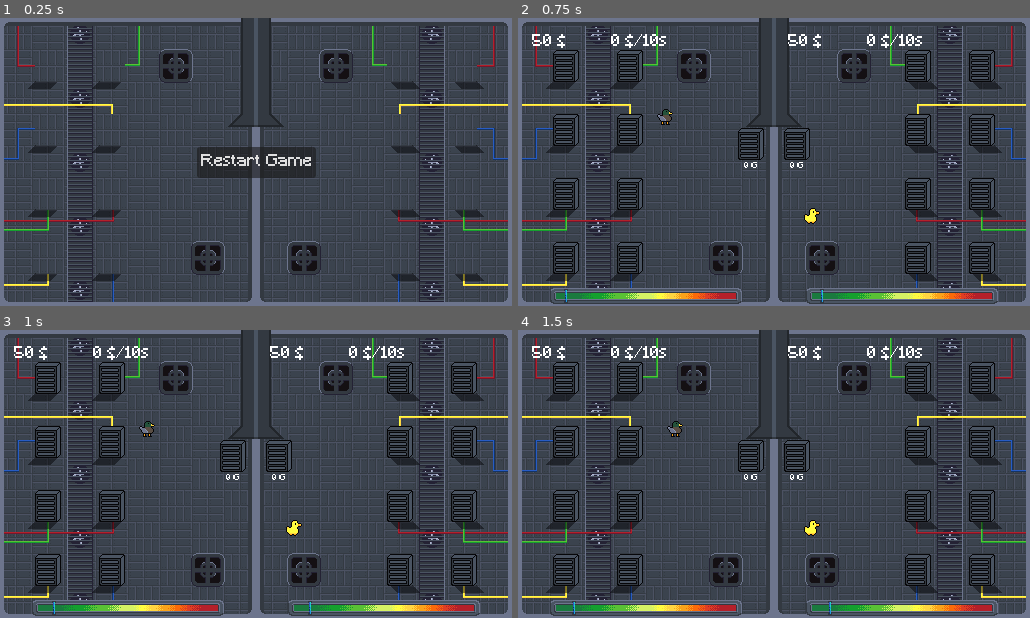
Above: before the commit, frames 1-4 (two rows, left to right).
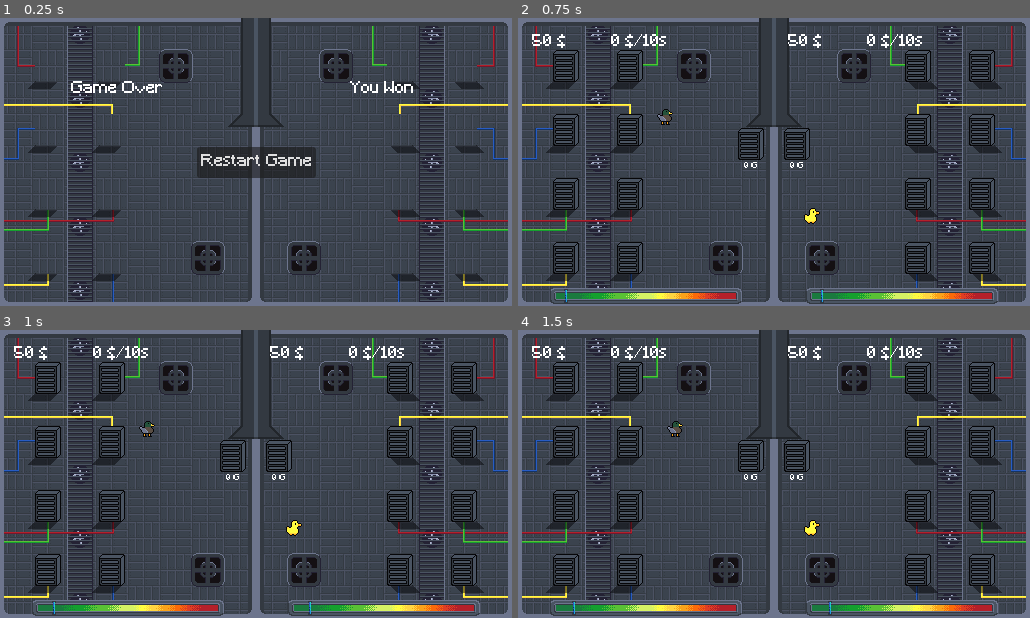
Above: after the commit, the same moments.

Repository: Joinsider/HetznerGamejam2025
Game: Godot game, scene res://scene/GameOver.tscn
Same seed, same stepped clock (60 frames per second), same inputs: the game is played once before the commit and once after it.
Inputs:
- Up to frame 1 (0.25 s): no input
- Up to frame 2 (0.75 s): click "Restart Game" at 0.5 s
- Up to frame 3 (1 s): no input
- Up to frame 4 (1.5 s): tap Enter at 1.25 s; hold D (player0_right) from 1.28 s (still down); tap E (player0_interact) at 1.35 s

The runs differ from the first frame. In frame 1, 0.4% of the frame differs, in the area x 13-81%, y 21-27%; in frame 2, nothing differs; in frame 3, nothing differs; in frame 4, nothing differs.

Commit message:
Rename restartGame.gd to gameOver.gd and implement win message updates based on game state

Diff:
--- a/scene/GameOver.tscn
+++ b/scene/GameOver.tscn
@@ -1,7 +1,7 @@
 [gd_scene load_steps=3 format=3 uid="uid://b7s2d5a3qd8a5"]
 
 [ext_resource type="Texture2D" uid="uid://8pyutmsfoh6e" path="res://sprites/Background.png" id="1_0mfy4"]
-[ext_resource type="Script" uid="uid://c0qemsmbw1rwj" path="res://scripts/restartGame.gd" id="2_tbok3"]
+[ext_resource type="Script" uid="uid://bchhuaunfijte" path="res://scripts/gameOver.gd" id="2_tbok3"]
 
 [node name="Node2D" type="Node2D"]
 
@@ -31,3 +31,17 @@
 grow_horizontal = 2
 grow_vertical = 2
 text = "Restart Game"
+
+[node name="Player1" type="Label" parent="."]
+offset_left = 71.0
+offset_top = 63.0
+offset_right = 163.0
+offset_bottom = 79.0
+text = "Game Over"
+
+[node name="Player2" type="Label" parent="."]
+offset_left = 350.0
+offset_top = 63.0
+offset_right = 442.0
+offset_bottom = 79.0
+text = "You Won"
--- /dev/null
+++ b/scene/temp_test_for_gameover.tscn
@@ -0,0 +1,63 @@
+[gd_scene load_steps=3 format=3 uid="uid://0q1yuhuxa8cg"]
+
+[ext_resource type="Texture2D" uid="uid://8pyutmsfoh6e" path="res://sprites/Background.png" id="1_2tvyr"]
+[ext_resource type="Script" uid="uid://g1doq1g2ht0o" path="res://scripts/temp_test_for_gameover.gd" id="2_vjhnm"]
+
+[node name="TempTestForGameover" type="Node2D"]
+
+[node name="Sprite2D" type="Sprite2D" parent="."]
+position = Vector2(256, 144)
+texture = ExtResource("1_2tvyr")
+
+[node name="TestController" type="Node2D" parent="."]
+script = ExtResource("2_vjhnm")
+
+[node name="Control" type="Control" parent="TestController"]
+custom_minimum_size = Vector2(512, 288)
+layout_mode = 3
+anchors_preset = 0
+offset_right = 512.0
+offset_bottom = 288.0
+
+[node name="Player1" type="Button" parent="TestController/Control"]
+layout_mode = 1
+anchors_preset = 8
+anchor_left = 0.5
+anchor_top = 0.5
+anchor_right = 0.5
+anchor_bottom = 0.5
+offset_left = -100.0
+offset_top = -70.0
+offset_right = 100.0
+offset_bottom = -30.0
+grow_horizontal = 2
+grow_vertical = 2
+text = "Player 1 Won"
+
+[node name="Player2" type="Button" parent="TestController/Control"]
+layout_mode = 1
+anchors_preset = 8
+anchor_left = 0.5
+anchor_top = 0.5
+anchor_right = 0.5
+anchor_bottom = 0.5
+offset_left = -100.0
+offset_top = 20.0
+offset_right = 100.0
+offset_bottom = 60.0
+grow_horizontal = 2
+grow_vertical = 2
+text = "Player 2 Won"
+
+[node name="Title" type="Label" parent="TestController/Control"]
+layout_mode = 1
+anchors_preset = 5
+anchor_left = 0.5
+anchor_right = 0.5
+offset_left = -166.0
+offset_top = 30.0
+offset_right = 166.0
+offset_bottom = 56.0
+grow_horizontal = 2
+text = "Test Scene - Click a button to test game over"
+horizontal_alignment = 1
--- /dev/null
+++ b/scripts/gameOver.gd
@@ -0,0 +1,39 @@
+extends Control
+
+var player_1_won: bool = false
+var player_2_won: bool = false
+
+func _ready():
+	# Connect the button's pressed signal to our function
+	$Button.connect("pressed", _on_restart_button_pressed)
+
+	# Get the game over parameters from the gamestate
+	if get_node("/root/Gamestate").has_meta("game_over_params"):
+		var params = get_node("/root/Gamestate").get_meta("game_over_params")
+		player_1_won = params.player_1_won
+		player_2_won = params.player_2_won
+
+		# Update the win message
+		update_win_message()
+
+func _on_restart_button_pressed():
+	# Change to the main scene
+	get_tree().change_scene_to_file("res://scene/main.tscn")
+
+func update_win_message():
+	var player1_label = get_parent().get_node("Player1")
+	var player2_label = get_parent().get_node("Player2")
+
+	if player1_label && player2_label:
+		if player_1_won && player_2_won:
+			player1_label.text = "It's a Tie!"
+			player2_label.text = "It's a Tie!"
+		elif player_1_won:
+			player1_label.text = "Player 1 Won!"
+			player2_label.text = "Player 2 Lost!"
+		elif player_2_won:
+			player1_label.text = "Player 1 Lost!"
+			player2_label.text = "Player 2 Won!"
+		else:
+			player1_label.text = "Game Over"
+			player2_label.text = "Game Over"
--- a/scripts/gamestate.gd
+++ b/scripts/gamestate.gd
@@ -2,6 +2,11 @@
 
 
 var players: Array[Player] = [null, null]
+
+# Reset any game over state that might be persisting
+func _ready():
+	if has_meta("game_over_params"):
+		remove_meta("game_over_params")
 
 # Only supports keyboard
 func get_key_string(interaction: String) -> String:
@@ -9,3 +14,17 @@
 	if event is InputEventKey:
 		return OS.get_keycode_string(event.physical_keycode)
 	return "Invalid"
+
+func switch_to_gameover(player_1_won: bool = false, player_2_won: bool = false):
+	# Store the win status in global variables for the gameover scene to access
+	var game_over_params = {
+		"player_1_won": player_1_won,
+		"player_2_won": player_2_won
+	}
+
+	# Store the parameters directly on self instead of trying to reference /root/Gamestate
+	# which would cause recursion
+	self.set_meta("game_over_params", game_over_params)
+
+	# Switch to the game over scene
+	get_tree().change_scene_to_file("res://scene/GameOver.tscn")
--- a/scripts/restartGame.gd
+++ /dev/null
@@ -1,9 +0,0 @@
-extends Control
-
-func _ready():
-	# Connect the button's pressed signal to our function
-	$Button.connect("pressed", _on_restart_button_pressed)
-
-func _on_restart_button_pressed():
-	# Change to the main scene
-	get_tree().change_scene_to_file("res://scene/main.tscn")
--- /dev/null
+++ b/scripts/temp_test_for_gameover.gd
@@ -0,0 +1,34 @@
+extends Node
+
+func _ready():
+	# Defer connections to ensure nodes are ready
+	call_deferred("_connect_buttons")
+
+func _connect_buttons():
+
+	# Control is now a direct child of this node (TestController)
+	if has_node("Control"):
+		var control_node = $Control
+
+		if control_node.has_node("Player1") and control_node.has_node("Player2"):
+			# Connect the Player1 button to its corresponding function
+			$Control/Player1.connect("pressed", _on_player1_button_pressed)
+
+			# Connect the Player2 button to its corresponding function
+			$Control/Player2.connect("pressed", _on_player2_button_pressed)
+		else:
+			print("Error: Buttons not found in the Control node!")
+			print("Player1 button exists: ", control_node.has_node("Player1"))
+			print("Player2 button exists: ", control_node.has_node("Player2"))
+	else:
+		print("Error: Control node not found as child!")
+
+# Called when Player 1 button is pressed
+func _on_player1_button_pressed():
+	# Call switch_to_gameover with Player 1 as winner (true, false)
+	get_node("/root/Gamestate").switch_to_gameover(true, false)
+
+# Called when Player 2 button is pressed
+func _on_player2_button_pressed():
+	# Call switch_to_gameover with Player 2 as winner (false, true)
+	get_node("/root/Gamestate").switch_to_gameover(false, true)
Not shown, added: sprites/demand-bar-indicator.png.import
Not shown, added: sprites/demand-bar.png.import
